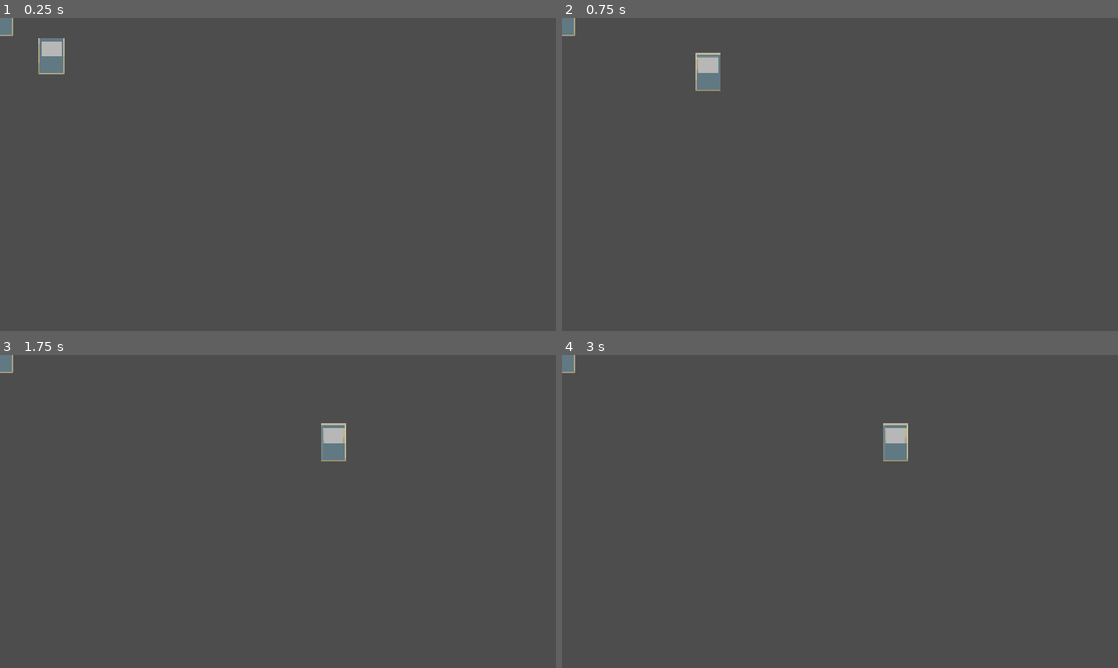
Above: before the commit, frames 1-4 (two rows, left to right).
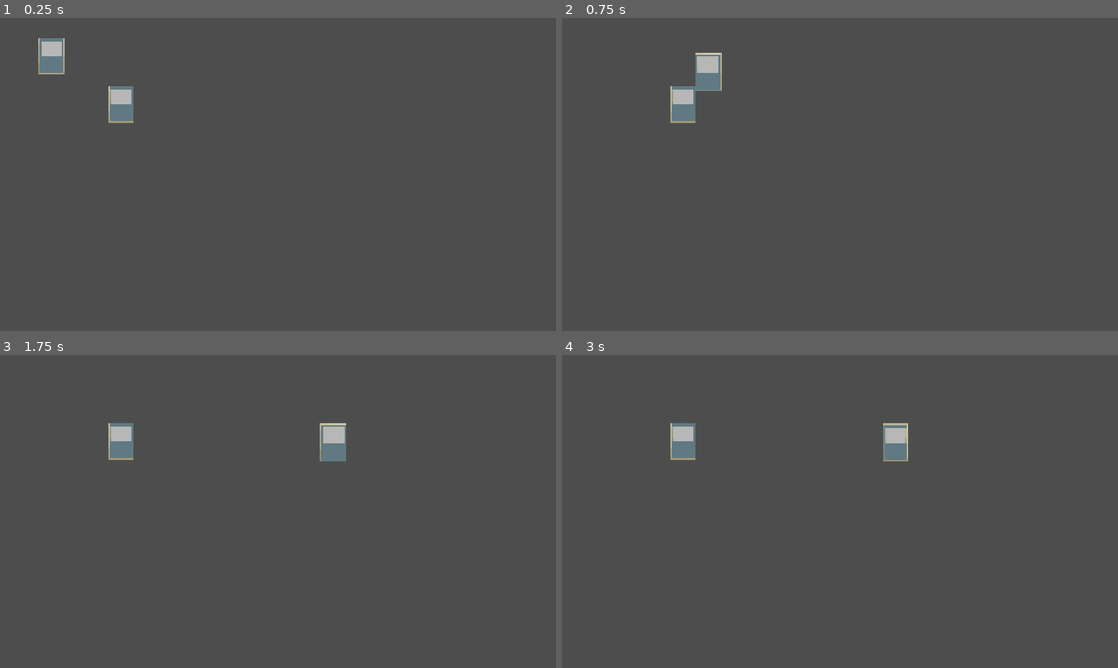
Above: after the commit, the same moments.

Repository: MasonGailiunas/csproject
Game: Godot game, scene res://main.tscn
The game is run twice, just before and just after one commit, with the same random seed, the same clock (stepped at 60 frames per second) and the same inputs.
Inputs (mouse positions are in pixels of both pictures, inside the frame that each line leads up to):
- Up to frame 1 (0.25 s): no input
- Up to frame 2 (0.75 s): tap Enter at 0.5 s; drag from (612, 55) to (895, 105) at 0.52 s
- Up to frame 3 (1.75 s): tap Space at 1.25 s; drag from (166, 527) to (333, 442) at 1.27 s
- Up to frame 4 (3 s): tap Enter at 2 s; move the mouse to (895, 442) at 2.02 s; click (895, 442) at 2.17 s; tap Space at 2.75 s; drag from (812, 574) to (673, 464) at 2.77 s

The runs differ from the first frame. In frame 1, 0.7% of the frame differs, in the area x 0-24%, y 0-34%; in frame 2, 0.8%; in frame 3, 0.8%, in the area x 0-63%, y 0-34%; in frame 4, 0.7%.
Error before the commit: Invalid call. Nonexistent function 'connect_card_signals' in base 'Node2D'. (res://card.gd:8)

Commit message:
hover fixed mostly

Diff:
--- a/card.gd
+++ b/card.gd
@@ -5,7 +5,7 @@
 
 # Called when the node enters the scene tree for the first time.
 func _ready() -> void:
-	get_parent().connect_card_signals("hovered", self)
+	get_parent().connect_card_signals(self)
 
 
 # Called every frame. 'delta' is the elapsed time since the previous frame.
--- a/card_manager.gd
+++ b/card_manager.gd
@@ -35,10 +35,12 @@
 
 func connect_card_signals(card):
 		card.connect("hovered", on_hovered)
-		card.connect("hovered off", on_hovered_off)
+		card.connect("hovered_off", on_hovered_off)
 
 func on_hovered(card):
-	if card_hovered == null:
+	if card_hovered == null || card_hovered != card:
+		if card_hovered != null:
+			highlight(card_hovered, false)
 		card_hovered = card
 		highlight(card_hovered, true)
 func on_hovered_off(card):
--- a/main.tscn
+++ b/main.tscn
@@ -5,10 +5,13 @@
 
 [node name="Main" type="Node2D" unique_id=1433297978]
 
-[node name="Card" parent="." unique_id=292329637 instance=ExtResource("1_0xm2m")]
-
 [node name="CardManager" type="Node2D" parent="." unique_id=1054745199]
 script = ExtResource("2_h2yge")
 
-[node name="Card2" parent="." unique_id=1668735807 instance=ExtResource("1_0xm2m")]
+[node name="Card2" parent="CardManager" unique_id=1668735807 instance=ExtResource("1_0xm2m")]
 position = Vector2(179, 131)
+
+[node name="Card" parent="CardManager" unique_id=292329637 instance=ExtResource("1_0xm2m")]
+position = Vector2(418, 297)
+
+[node name="PlayerHand" type="Node2D" parent="." unique_id=1886367344]
